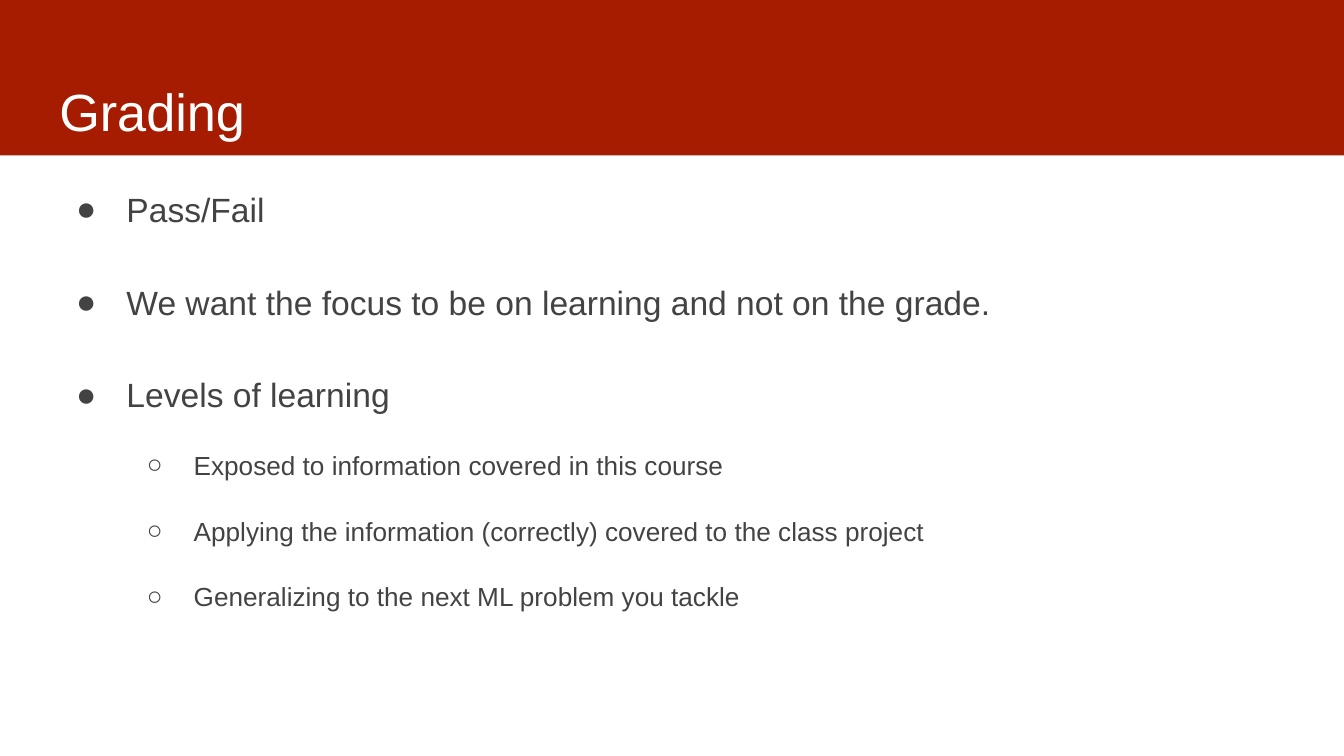
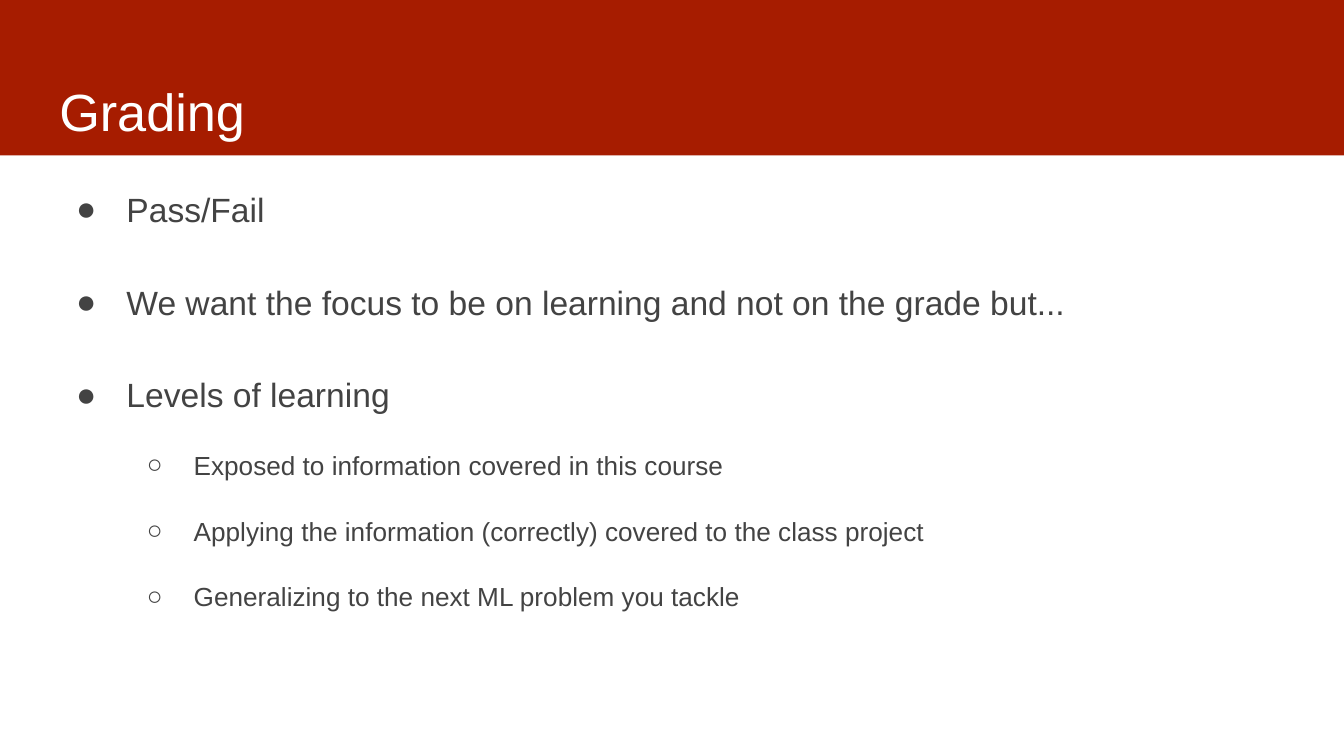
Before and after one commit to dssg/MLinPractice, a slide deck: slide 6 of Lectures/Lecture1-ClassOverview.pptx. Drawn at 1344x756 pixels with LibreOffice and Linux fonts; fonts in the diff are those of the drawing. Boxes give left, top, right and bottom in pixels: in the first picture for what was removed or moved away, otherwise in the second. Text is boxed around its words. In the diff, an @@ line names an element or a change of style, - is before the commit and + after.

```diff
--- a/Lectures/Lecture1-ClassOverview.pptx
+++ b/Lectures/Lecture1-ClassOverview.pptx
@@ text at (126, 290, 1065, 321): text changed @@
-● We want the focus to be on learning and not on the grade.
+● We want the focus to be on learning and not on the grade but...
```
Also in this commit, not shown: 7 other slides changed.
